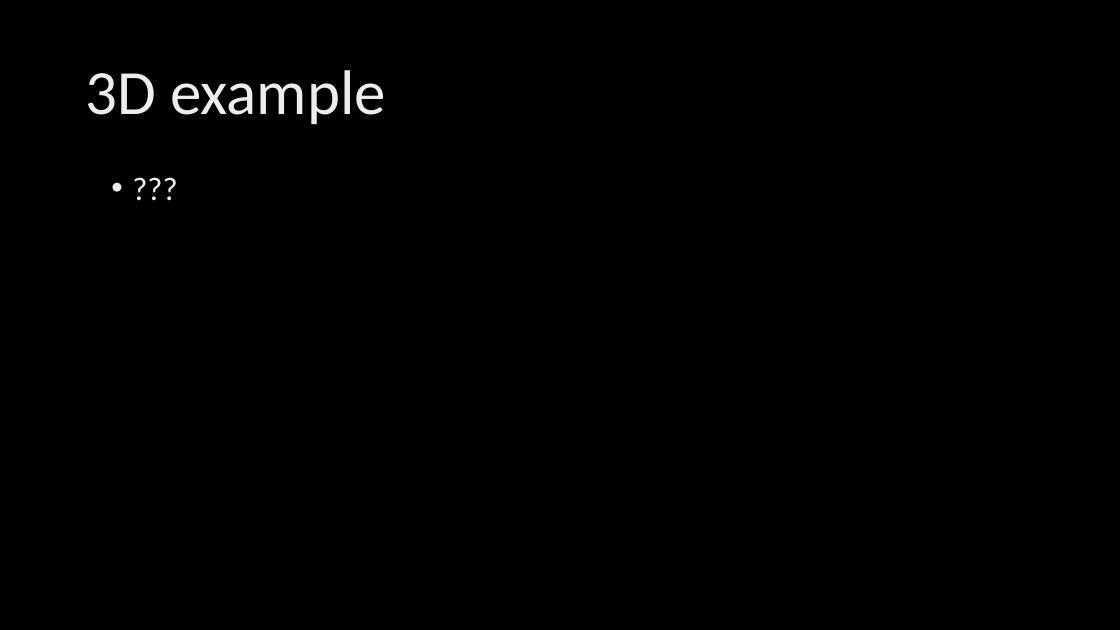
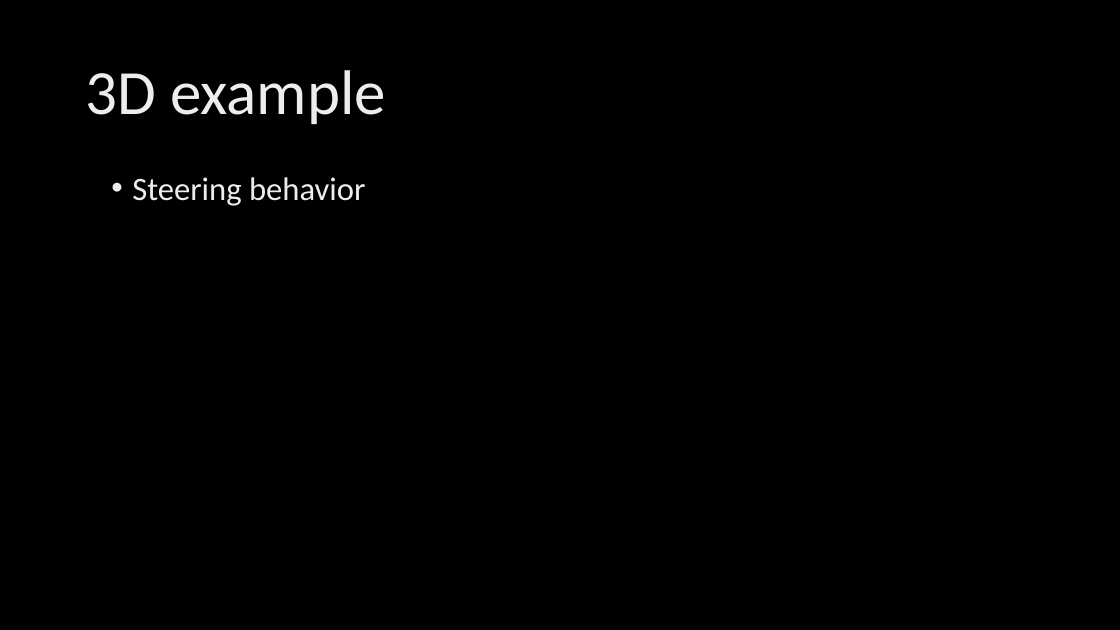
Before and after one commit to abhishek17/unityTestCedar, a slide deck: slide 14 of Unity.pptx. Drawn at 1120x630 pixels with LibreOffice and Linux fonts; fonts in the diff are those of the drawing; background and template pictures are left out. Boxes give left, top, right and bottom in pixels: in the first picture for what was removed or moved away, otherwise in the second. Text is boxed around its words. In the diff, an @@ line names an element or a change of style, - is before the commit and + after.

Commit message:
ppt changes

```diff
--- a/Unity.pptx
+++ b/Unity.pptx
@@ text at (132,177,365,206): text changed @@
-• ???
+• Steering behavior
```
Also in this commit, not shown: 10 other files.
